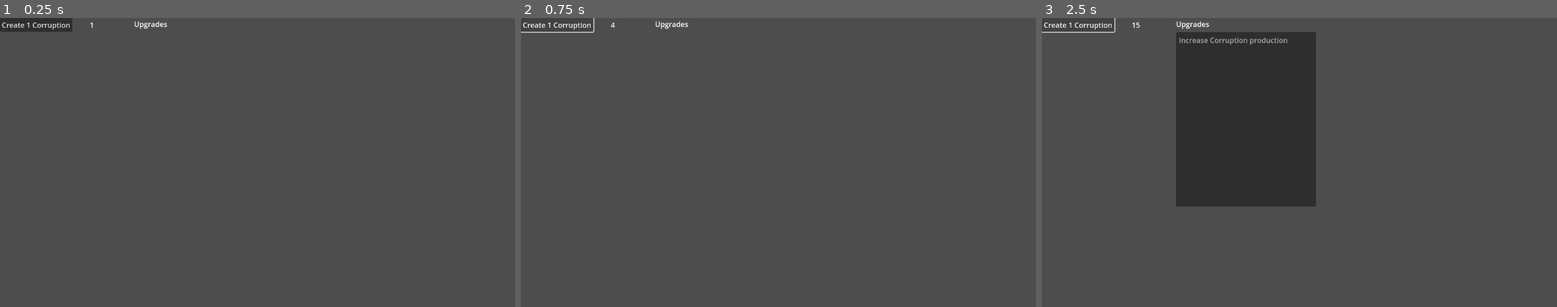
Above: before the commit, frames 1-3 (left to right).
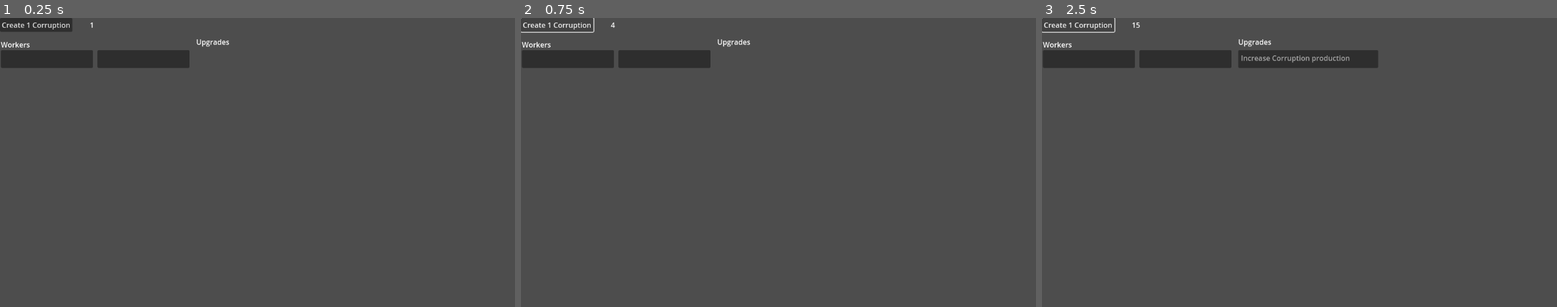
Above: after the commit, the same moments.

Repository: wfay42/corruption-clicker
Game: Godot game, scene res://gameplay.tscn
Two runs of this game, one before a commit and one after it. Both use one fixed random seed, a clock stepped at 60 frames per second and the inputs below. The project has no main scene, so this scene is started directly.
Inputs:
- Up to frame 1 (0.25 s): no input
- Up to frame 2 (0.75 s): click "Create 1 Corruption" at 0.5 s
- Up to frame 3 (2.5 s): click "Create 1 Corruption" at 1.25 s; click "Create 1 Corruption" at 2 s

The runs differ from the first frame. In frame 1, 2.4% of the frame differs, in the area x 0-45%, y 1-18%; in frame 2, 2.4%; in frame 3, 17%, in the area x 0-66%, y 1-66%.

Commit message:
Added in Cost and CostOfPurchase to datamodel

Diff:
--- /dev/null
+++ b/datamodel/Cost.gd
@@ -0,0 +1,8 @@
+class_name Cost extends Node
+
+var _amount: int
+var _currency: Currency
+
+func _init(amount: int, currency: Currency):
+	_amount = amount
+	_currency = currency
--- /dev/null
+++ b/datamodel/CostOfPurchase.gd
@@ -0,0 +1,15 @@
+class_name CostOfPurchase extends Object
+
+var _id: int
+var _name: String
+var _description: String
+var _costs: Array[Cost]
+
+func _init(id: int, name: String, description: String):
+	_id = id
+	_name = name
+	_description = description
+	_costs = []
+
+func add_cost(cost: Cost):
+	_costs.append(cost)
--- a/datamodel/CurrencyTracker.gd
+++ b/datamodel/CurrencyTracker.gd
@@ -3,6 +3,10 @@
 const DOLLAR_IDX = 0
 const LABOR_IDX = 1
 const MIGHT_IDX = 2
+
+static var DOLLAR = Currency.new(DOLLAR_IDX, "Dollars", "Money.")
+static var LABOR = Currency.new(LABOR_IDX, "Labor", "How much stuff you can make.")
+static var MIGHT = Currency.new(MIGHT_IDX, "Might", "How powerful you are.")
 
 var _currencies
 
@@ -10,9 +14,9 @@
 
 func _init():
 	_currencies = {}
-	_currencies[DOLLAR_IDX] = Currency.new(DOLLAR_IDX, "Dollars", "Money.")
-	_currencies[LABOR_IDX] = Currency.new(LABOR_IDX, "Labor", "How much stuff you can make.")
-	_currencies[MIGHT_IDX] = Currency.new(MIGHT_IDX, "Might", "How powerful you are.")
+	_currencies[DOLLAR_IDX] = DOLLAR
+	_currencies[LABOR_IDX] = LABOR
+	_currencies[MIGHT_IDX] = MIGHT
 
 	_currency_values = {}
 	for currency_idx in _currencies.keys():
--- a/gameplay.tscn
+++ b/gameplay.tscn
@@ -28,19 +28,41 @@
 position = Vector2(601, 0)
 
 [node name="Upgrades Label" type="Label" parent="."]
-offset_left = 300.0
-offset_top = 2.0
-offset_right = 374.0
-offset_bottom = 25.0
+offset_left = 439.0
+offset_top = 42.0
+offset_right = 513.0
+offset_bottom = 65.0
 text = "Upgrades"
 
 [node name="upgrades" type="ItemList" parent="Upgrades Label"]
+layout_mode = 0
 offset_top = 30.0
 offset_right = 313.0
-offset_bottom = 421.0
+offset_bottom = 70.0
+auto_height = true
 max_columns = 2
 same_column_width = true
 script = ExtResource("4_xuee5")
+
+[node name="Purchase Label" type="Label" parent="."]
+offset_left = 2.0
+offset_top = 48.0
+offset_right = 67.0
+offset_bottom = 71.0
+text = "Workers"
+
+[node name="workers_cost_list" type="ItemList" parent="Purchase Label"]
+offset_left = 216.0
+offset_top = 24.0
+offset_right = 422.0
+offset_bottom = 64.0
+auto_height = true
+
+[node name="workers_list" type="ItemList" parent="Purchase Label"]
+layout_mode = 0
+offset_top = 24.0
+offset_right = 206.0
+offset_bottom = 64.0
 
 [connection signal="pressed" from="corruption_button" to="_hidden_value_controller" method="_on_corruption_button_pressed"]
 [connection signal="corruption_changed" from="_hidden_value_controller" to="corruption_label" method="_on__hidden_value_controller_corruption_changed"]
--- a/gameplay/_hidden_value_controller.gd
+++ b/gameplay/_hidden_value_controller.gd
@@ -9,6 +9,7 @@
 var _corruption_per_second = 5.0
 
 var _currency_tracker: CurrencyTracker
+var _upgrade_list: UpgradeList
 
 func update_corruption_rate() -> void:
 	pass
@@ -16,6 +17,7 @@
 # Called when the node enters the scene tree for the first time.
 func _ready() -> void:
 	_currency_tracker = CurrencyTracker.new()
+	_upgrade_list = UpgradeList.new()
 
 
 # Called every frame. 'delta' is the elapsed time since the previous frame.
Not shown, added: datamodel/Cost.gd.uid
Not shown, added: datamodel/CostOfPurchase.gd.uid
